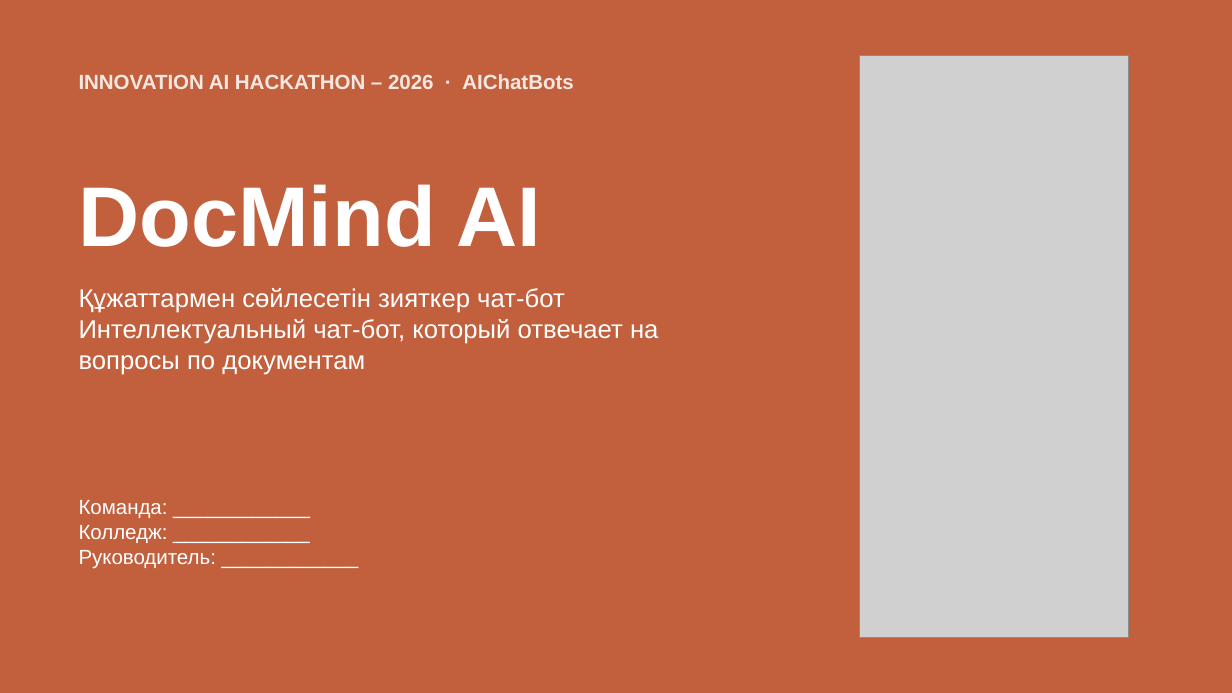
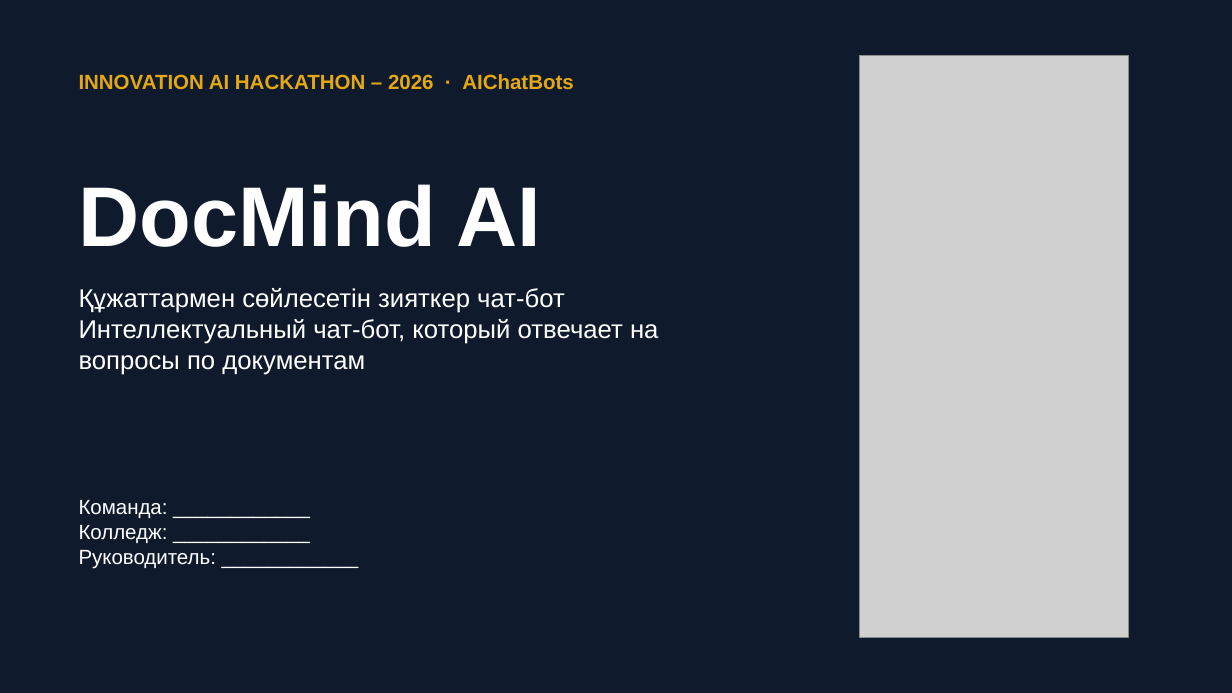
Before and after one commit to adiletpn/ChatBotAI, a slide deck: slide 1 of docs/DocMind_AI_Presentation.pptx. Drawn at 1232x693 pixels with LibreOffice and Linux fonts; fonts in the diff are those of the drawing; grey boxes stand for pictures. Boxes give left, top, right and bottom in pixels: in the first picture for what was removed or moved away, otherwise in the second. Text is boxed around its words. In the diff, an @@ line names an element or a change of style, - is before the commit and + after.

```diff
--- a/docs/DocMind_AI_Presentation.pptx
+++ b/docs/DocMind_AI_Presentation.pptx
@@ rectangle at bbox=[0, 0, 1232, 693]: fill #C2603E to #0F1B2D @@
@@ text "INNOVATION AI HACKATHON – 2026 ..." at bbox=[79, 74, 573, 89]: text colour #F6E8E1 to #E3A813 @@
```
Also in this commit, not shown: 12 other slides changed.
